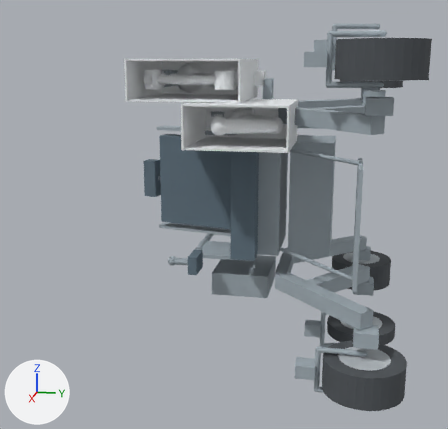
The OBJ model assets/meshes/assemblies/wheelchair_folded.obj: old version first, new version second.
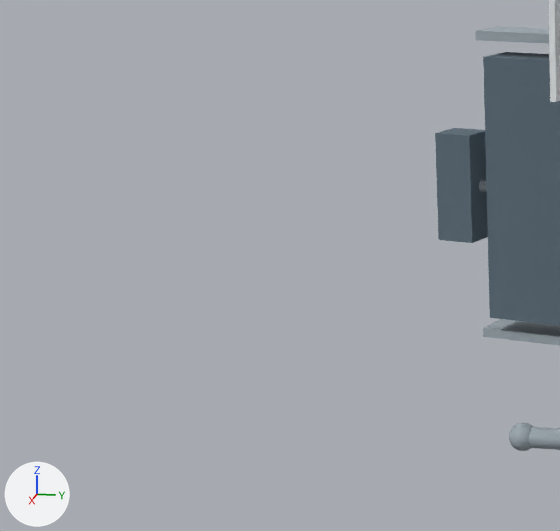
The first picture shows the older version from a camera (50 mm lens) standing at (2.15, 0.204, 0.444) and looking at (0.016, -0.223, -0.09). The close-ups show the older and then the newer version on the part from 0% to 41% of the width and 27% to 68% of the height of that picture. Only the edits that show in the close-ups are written down. Arrows for +X, +Y and +Z are at lower left; the lights stay in place. Objects named as collision shapes, trigger or cutter boxes, shadow casters or lower levels of detail are left out. Where no turn or scale is listed for an object, it has been applied to the vertices.

Before the edit, the objects in view are built like this:
```python
mat_color_46 = principled_material('color_46')
mat_color_46.base_color = (0.36, 0.42, 0.46)  # grey #a2adb5
mat_color_46.roughness = 1.0
me_aux_case_cover = bpy.data.meshes.new('aux_case_cover')
me_aux_case_cover.from_pydata(...)  # a box spanning x 0.104..0.406, y -0.271..-0.265, z 0.194..0.326
me_aux_case_cover.materials.append(mat_color_175)  # white #ecf0f2
me_base_visual_12 = bpy.data.meshes.new('base_visual_12')
me_base_visual_12.from_pydata(...)  # 8 vertices, 12 faces; spans x -0.217..-0.063, y -0.521..-0.059, z 0.189..0.201
me_base_visual_12.materials.append(mat_color_27)  # grey #a2adb5
me_base_visual_8 = bpy.data.meshes.new('base_visual_8')
me_base_visual_8.from_pydata(...)  # a 32-sided cylinder along y spanning x 0.188..0.212, y -0.36..-0.3, z -0.227..-0.203
me_base_visual_8.materials.append(mat_color_23)  # grey #a2adb5
ob_aux_case_cover = bpy.data.objects.new('aux_case_cover', me_aux_case_cover)
ob_aux_case_cover.location = (0.0, 0.0, 0.0)
ob_base_visual_12 = bpy.data.objects.new('base_visual_12', me_base_visual_12)
ob_base_visual_12.location = (0.0, 0.0, 0.0)
ob_base_visual_8 = bpy.data.objects.new('base_visual_8', me_base_visual_8)
ob_base_visual_8.location = (0.0, 0.0, 0.0)
# also in view: 'base_visual_16' at (-0.14, -0.29, -0.195); 'base_visual_5' at (-0.165, -0.545, 0.0); 'base_visual_3' at (-0.126, -0.29, 0.0)
```
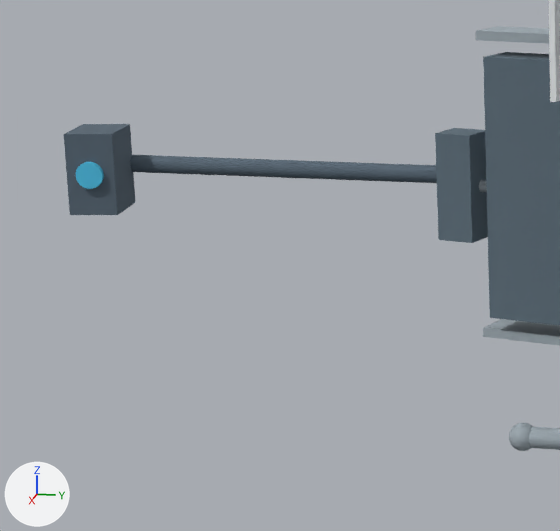
Boxes [x1, y1, x2, y2] around the edits, measured in the close-ups (560 x 531 px):
'rgbd_camera_mast', added
    after: [130, 155, 437, 183]
'rgbd_camera_housing', added
    after: [64, 124, 135, 215]
'rgbd_camera_lens', added (cyan)
    after: [76, 162, 104, 189]

Edits to the bpy script that builds the scene:
```text
Change mat_color_46:
    mat_color_46.base_color: (0.36, 0.42, 0.46) -> (0.08, 0.55, 0.82)  # grey #a2adb5 -> cyan #50c4ea
Add mat_color_41:
    mat_color_41 = principled_material('color_41')
    mat_color_41.base_color = (0.1, 0.14, 0.18)  # greyish blue #596976
    mat_color_41.roughness = 1.0
Add mat_color_45:
    mat_color_45 = principled_material('color_45')
    mat_color_45.base_color = (0.1, 0.14, 0.18)  # greyish blue #596976
    mat_color_45.roughness = 1.0
Add me_rgbd_camera_mast:
    me_rgbd_camera_mast.from_pydata(...)  # 514 vertices, 1024 faces; spans x -0.247..-0.223, y -1.079..-0.033, z -0.012..0.012
    me_rgbd_camera_mast.materials.append(mat_color_41)  # greyish blue #596976
Add me_rgbd_camera_lens:
    me_rgbd_camera_lens.from_pydata(...)  # 66 vertices, 128 faces; spans x -0.1584..-0.1306, y -1.0787..-1.0393, z -0.018..0.018
    me_rgbd_camera_lens.materials.append(mat_color_46)  # cyan #50c4ea
Add me_rgbd_camera_housing:
    me_rgbd_camera_housing.from_pydata([(-0.2347, -1.0451, -0.055), (-0.1467, -1.0263, -0.055), (-0.1467, -1.0263, 0.055), (-0.2347, -1.0451, 0.055), (-0.2213, -1.1077, -0.055), (-0.1333, -1.0889, -0.055), (-0.1333, -1.0889, 0.055), (-0.2213, -1.1077, 0.055)], [], [(0, 2, 1), (0, 3, 2), (4, 5, 6), (4, 6, 7), (0, 1, 5), (0, 5, 4), (1, 2, 6), (1, 6, 5), (2, 3, 7), (2, 7, 6), (3, 0, 4), (3, 4, 7)])
    me_rgbd_camera_housing.materials.append(mat_color_45)  # greyish blue #596976
Add ob_rgbd_camera_mast:
    ob_rgbd_camera_mast = bpy.data.objects.new('rgbd_camera_mast', me_rgbd_camera_mast)
    ob_rgbd_camera_mast.location = (0.0, 0.0, 0.0)
Add ob_rgbd_camera_lens:
    ob_rgbd_camera_lens = bpy.data.objects.new('rgbd_camera_lens', me_rgbd_camera_lens)
    ob_rgbd_camera_lens.location = (0.0, 0.0, 0.0)
Add ob_rgbd_camera_housing:
    ob_rgbd_camera_housing = bpy.data.objects.new('rgbd_camera_housing', me_rgbd_camera_housing)
    ob_rgbd_camera_housing.location = (0.0, 0.0, 0.0)
```
